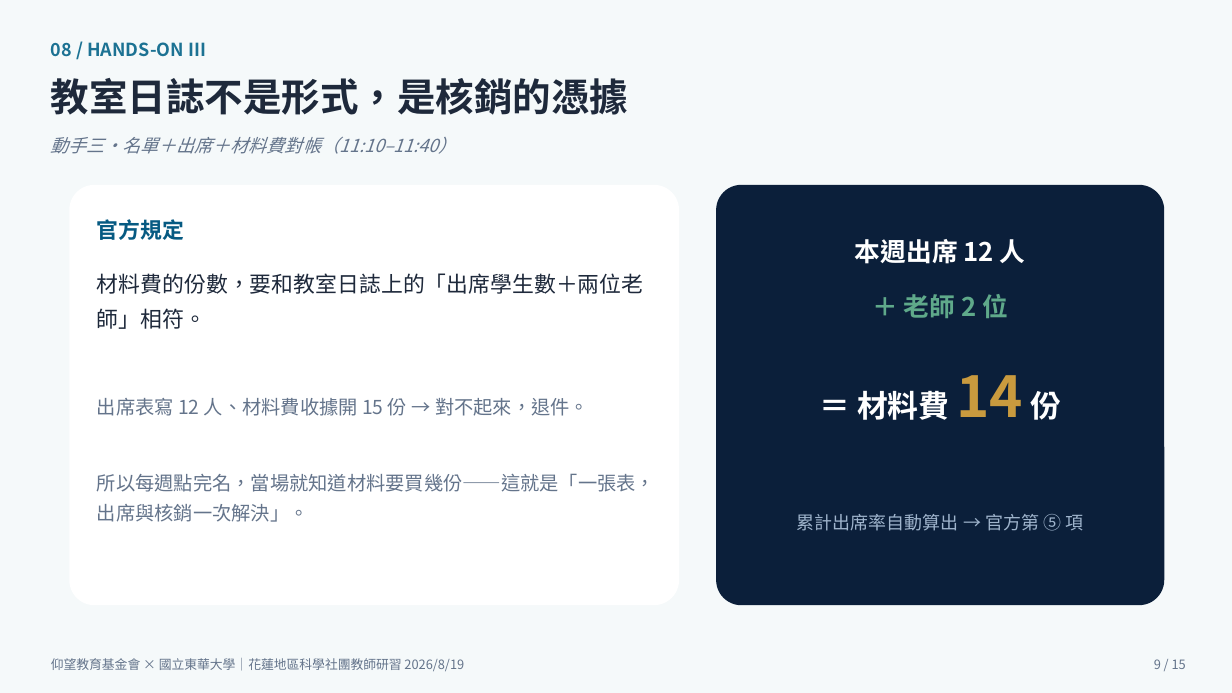
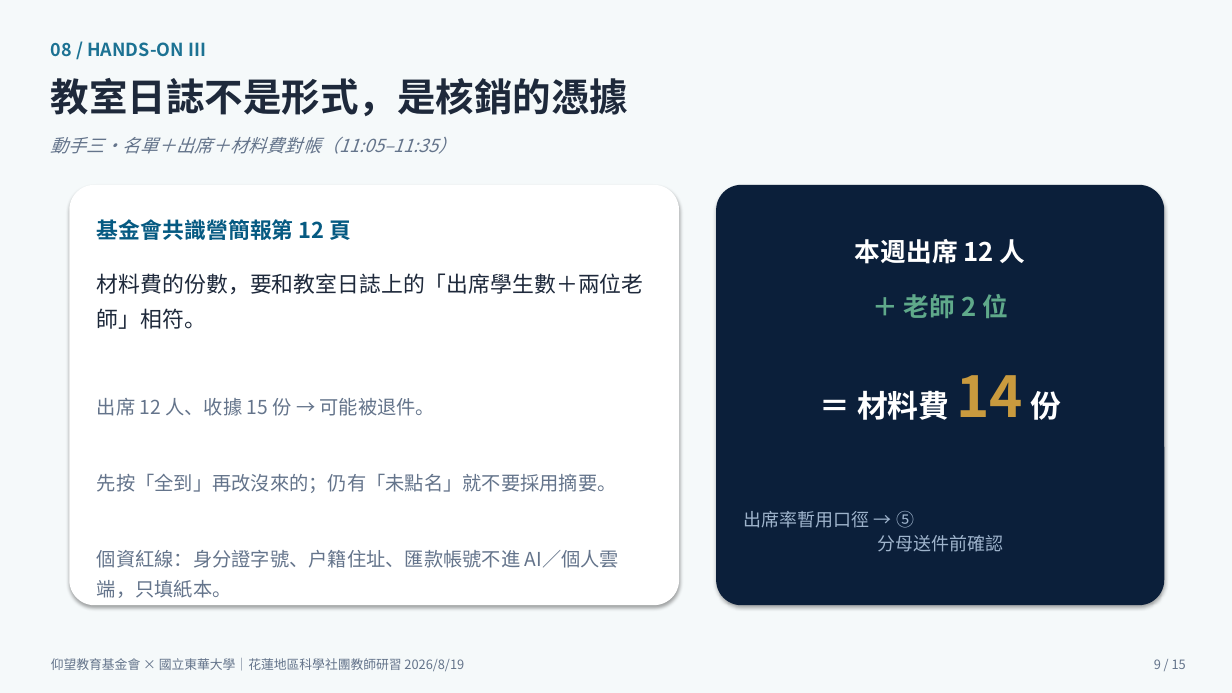
Before and after one commit to cwstedctw/sci-club-toolkit, a slide deck: slide 9 of part2-豐兆/20260819研習主講簡報_回饋單出席核銷_游豐兆.pptx. Drawn at 1232x693 pixels with LibreOffice and Linux fonts; fonts in the diff are those of the drawing. Boxes give left, top, right and bottom in pixels: in the first picture for what was removed or moved away, otherwise in the second. Text is boxed around its words. In the diff, an @@ line names an element or a change of style, - is before the commit and + after.

Commit message:
全教材自學化：補關 3–5、來源與規格範本，並對齊 8/13 定案流程
立霧 8/13 本機修正：16 份 HTML、GitHub 交接鏈、豐兆簡報與安裝講義。未部署。

```diff
--- a/part2-豐兆/20260819研習主講簡報_回饋單出席核銷_游豐兆.pptx
+++ b/part2-豐兆/20260819研習主講簡報_回饋單出席核銷_游豐兆.pptx
@@ text at (51, 137, 457, 154): text changed @@
-動手三・名單＋出席＋材料費對帳（11:10–11:40）
+動手三・名單＋出席＋材料費對帳（11:05–11:35）
@@ shadow on in 3 elements at (0, 0, 1232, 693), (69, 185, 679, 605), (716, 185, 1165, 605) @@
@@ text at (97, 219, 352, 240): text changed @@
-官方規定
+基金會共識營簡報第 12 頁
@@ text at (97, 398, 619, 598): text changed @@
-出席表寫 12 人、材料費收據開 15 份 → 對不起來，退件。
-所以每週點完名，當場就知道材料要買幾份——這就是「一張表，出席與核銷一次解決」。
+出席 12 人、收據 15 份 → 可能被退件。
+先按「全到」再改沒來的；仍有「未點名」就不要採用摘要。
+個資紅線：身分證字號、戶籍住址、匯款帳號不進 AI／個人雲端，只填紙本。
@@ text at (744, 511, 1003, 552): text changed @@
-累計出席率自動算出 → 官方第 ⑤ 項
+出席率暫用口徑 → ⑤
+分母送件前確認
```
Also in this commit, not shown: 14 other slides changed, 33 other files.
